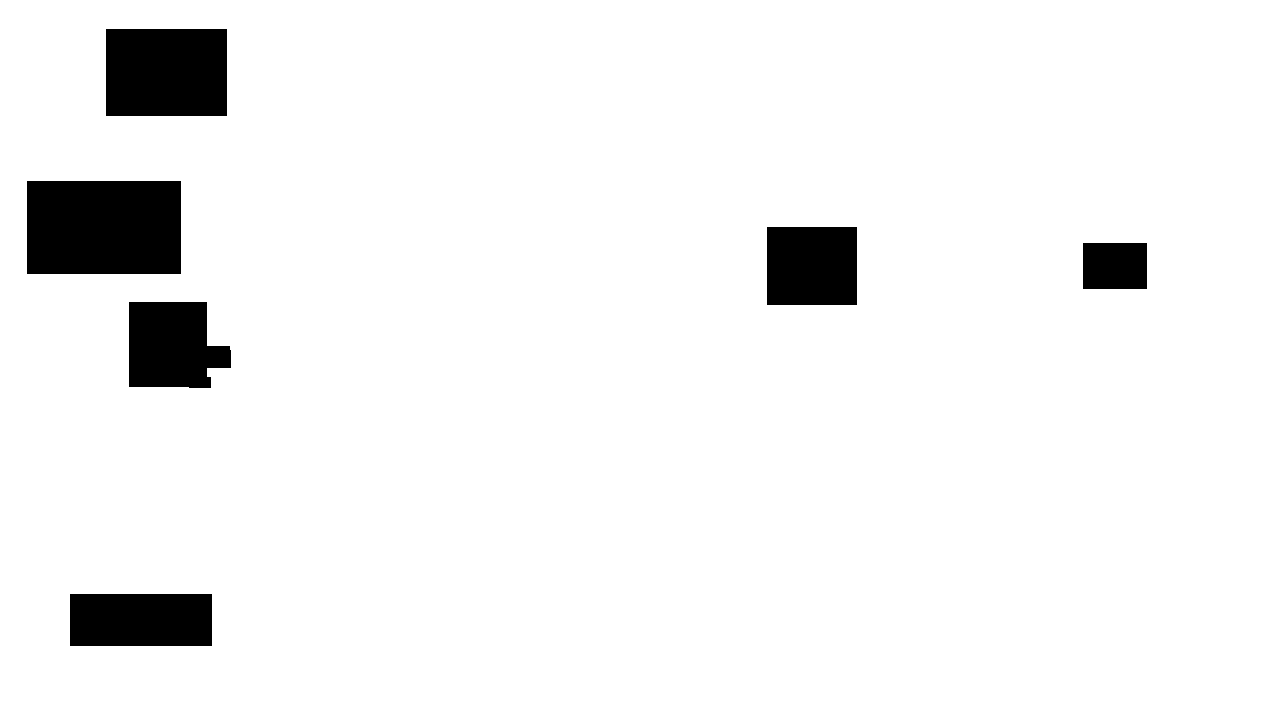
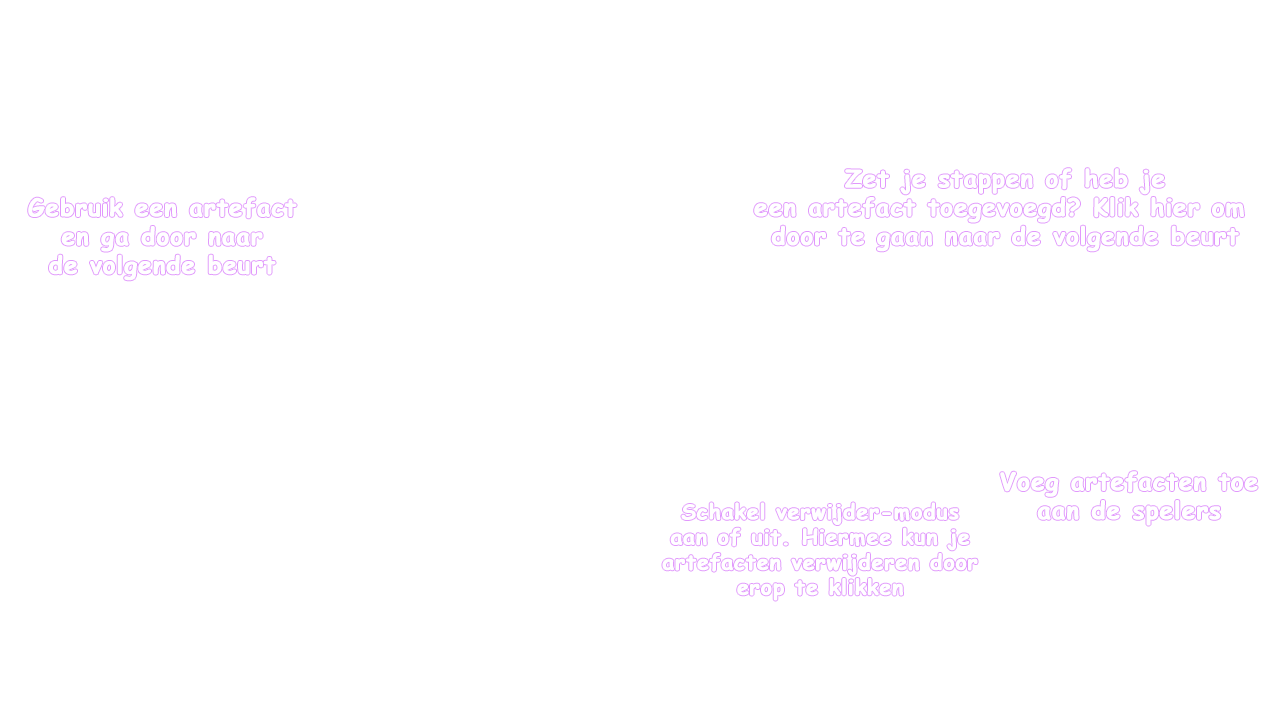
Layers edited between the first and the second 1280×720 image:
added layer "Zet je stappen of heb je een artefact toegevoegd? Klik hier om" above "Voeg artefacten toe aan de spelers" over box(754, 168, 1244, 252)
added layer "Voeg artefacten toe aan de spelers" above "Schakel verwijder-modus aan of uit. Hiermee kun je artefacten v" over box(1000, 471, 1258, 526)
added layer "Schakel verwijder-modus aan of uit. Hiermee kun je artefacten v" above "Gebruik een artefact en ga door naar de volgende beurt" over box(662, 502, 978, 601)
added layer "Gebruik een artefact en ga door naar de volgende beurt" above "Layer 2" over box(28, 197, 297, 281)
renamed "Layer 3" to "Layer 2", painted on it over box(27, 29, 1147, 646)
